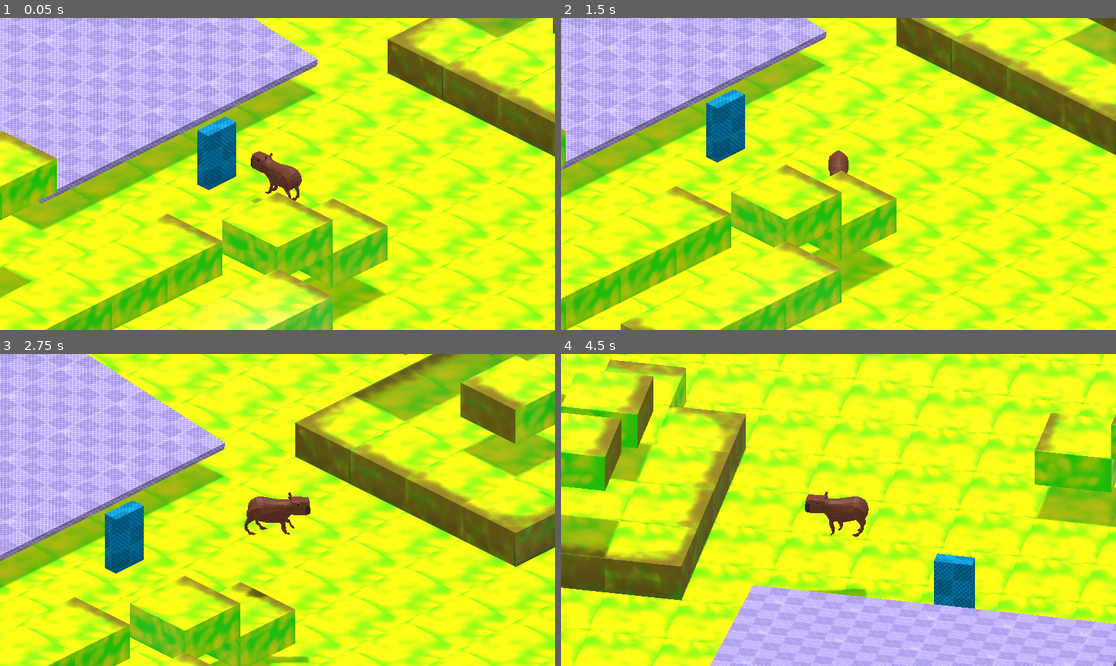
Above: before the commit, frames 1-4 (two rows, left to right).
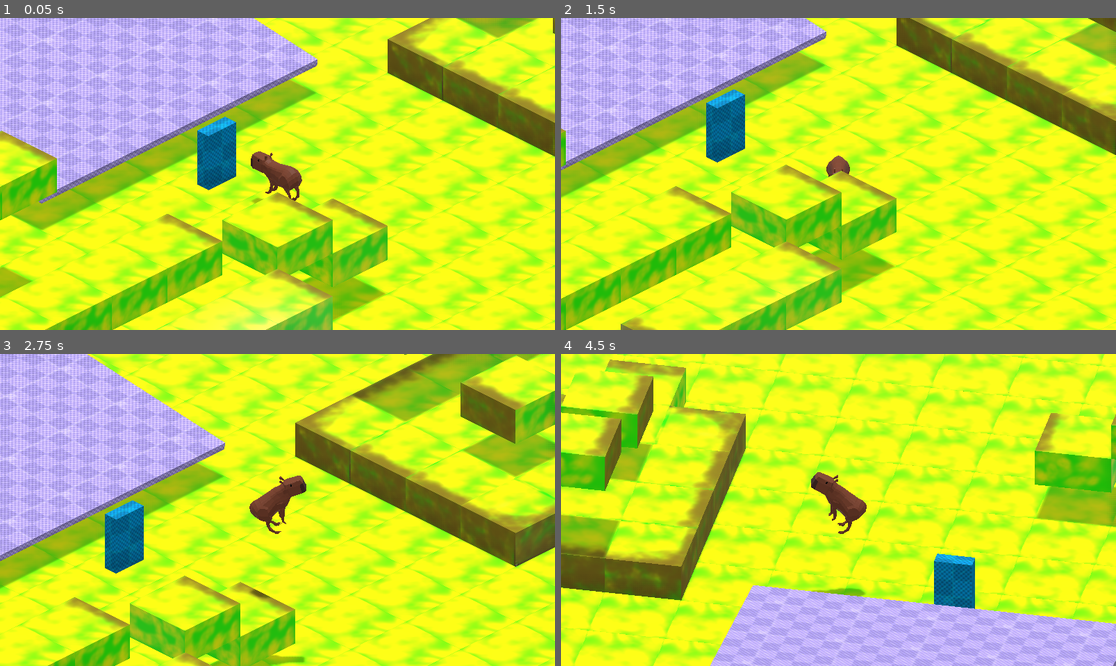
Above: after the commit, the same moments.

Repository: Fanny-Pack-Studios/Untitled-Carpincho-Game
Game: Godot game, scene res://Main.tscn
Two runs of this game, one before a commit and one after it. Both use one fixed random seed, a clock stepped at 60 frames per second and the inputs below.
Inputs:
- Up to frame 1 (0.05 s): no input
- Up to frame 2 (1.5 s): tap Enter at 0.5 s; hold D (right) 0.53-1.28 s; hold Shift (walking) 0.53-1.28 s; tap Space (jump) at 0.77, 0.8, 1.07, 1.35 s; hold S (down) from 1.28 s (still down)
- Up to frame 3 (2.75 s): tap Space (jump) at 1.52, 1.82, 2.3 s; tap Shift (walking) at 1.55 s; release S (down) at 2.03 s; hold D (right) from 2.03 s (still down); hold Shift (walking) from 2.03 s (still down)
- Up to frame 4 (4.5 s): release D (right) at 2.78 s; release Shift (walking) at 2.78 s; hold W (up) 2.78-3.53 s; tap Q at 2.85 s; tap Space (jump) at 3.02, 3.32, 3.77, 3.8, 4.07 s; tap Shift (walking) at 3.05, 4.35 s; hold E 3.53-4.28 s; hold A (left) from 3.53 s (still down)

The runs differ from the first frame. In frame 2, less than 0.1% of the frame differs, in the area x 47-53%, y 42-52%; in frame 3, 1.1%, in the area x 44-56%, y 38-100%; in frame 4, 1.0%.

Commit message:
Integrada animación de salto (pobremente)

Diff:
--- a/godot-project/assets/character/Capybara.gd
+++ b/godot-project/assets/character/Capybara.gd
@@ -29,6 +29,7 @@
 	if is_on_floor() && Input.is_action_just_pressed("jump"):
 		velocity.y = jump_speed
 		remaining_jump_control = jump_control_time
+		animation_player.play("Jumping")
 
 	if remaining_jump_control > 0:
 		remaining_jump_control -= delta
@@ -36,7 +37,8 @@
 			velocity.y = jump_speed
 
 	if input_direction_3d != Vector3.ZERO:
-		animation_player.play("Walking" if walking else "Running")
+		if is_on_floor() && remaining_jump_control <= 0:
+			 animation_player.play("Walking" if walking else "Running")
 
 		var target_quat = Quat(Basis(input_direction_3d.rotated(Vector3.UP, -PI/2), Vector3.UP, -input_direction_3d))
 		var current_quat = Quat(transform.basis.orthonormalized())
@@ -62,7 +64,8 @@
 		velocity.x = forward_velocity.x
 		velocity.z = forward_velocity.z
 	else:
-		animation_player.play("Idle Pose")
+		if is_on_floor() && remaining_jump_control <= 0:
+			animation_player.play("Idle Pose")
 		velocity.x = 0
 		velocity.z = 0
 
Binary file changed: godot-project/assets/character/Capybara.bin
Not shown, changed: godot-project/assets/character/Capybara.gltf
